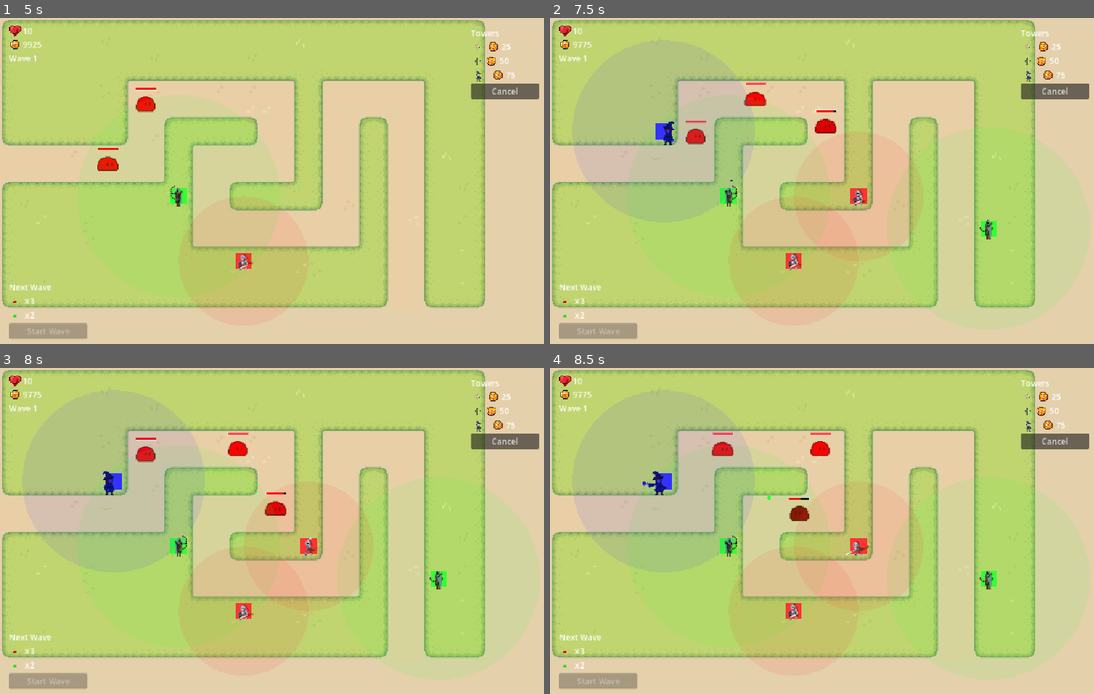
Above: before the commit, frames 1-4 (two rows, left to right).
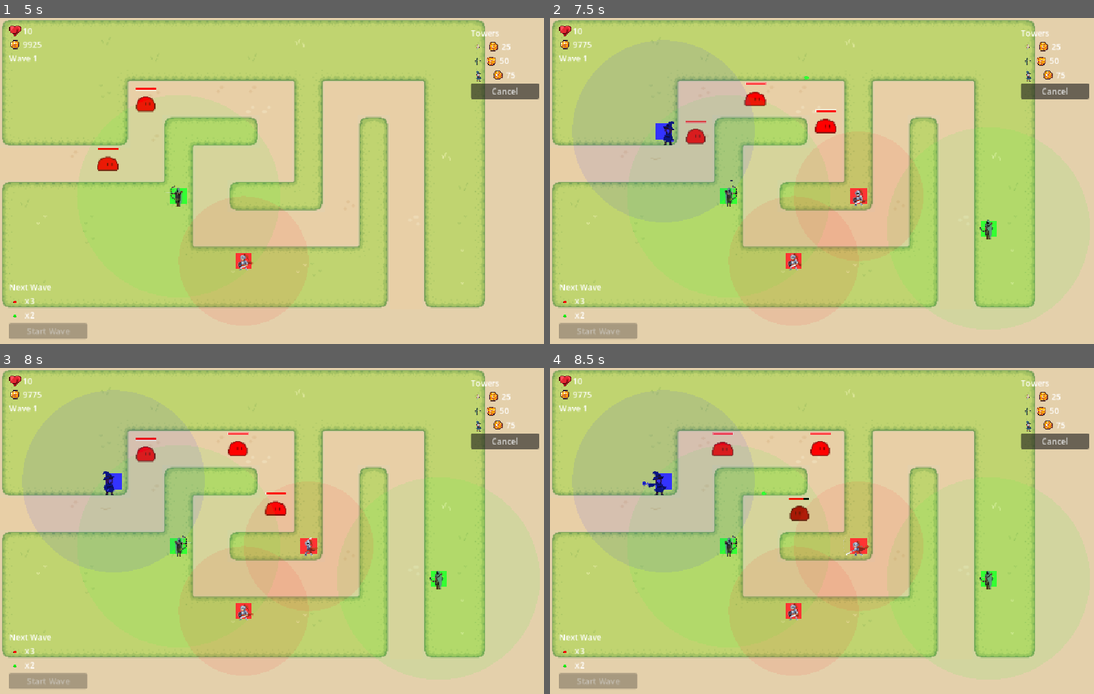
Above: after the commit, the same moments.

Repository: psvm203/rgb-defense
Game: Godot game, scene res://track/track.tscn
Same seed, same stepped clock (60 frames per second), same inputs: the game is played once before the commit and once after it.
Inputs (mouse positions are in pixels of both pictures, inside the frame that each line leads up to):
- Up to frame 1 (5 s): click "Start Wave" at 0.5 s; click "Cancel" at 1.25 s; move the mouse to (397, 164) at 2.02 s; tap one key every 0.75 s from 2.1 s: R G B R; click (397, 164) at 2.17 s; move the mouse to (163, 197) at 2.77 s; click (163, 197) at 2.92 s; move the mouse to (326, 109) at 3.52 s; click (326, 109) at 3.67 s; move the mouse to (244, 246) at 4.27 s; click (244, 246) at 4.42 s
- Up to frame 2 (7.5 s): move the mouse to (990, 229) at 5.02 s; tap one key every 0.75 s from 5.1 s: G B R G; click (990, 229) at 5.17 s; move the mouse to (658, 132) at 5.77 s; click (658, 132) at 5.92 s; move the mouse to (849, 181) at 6.52 s; click (849, 181) at 6.67 s; move the mouse to (740, 99) at 7.27 s; click (740, 99) at 7.42 s
- Up to frame 3 (8 s): no input
- Up to frame 4 (8.5 s): move the mouse to (947, 514) at 8.02 s; tap B at 8.1 s; click (947, 514) at 8.17 s

Frame 1 is identical in both runs. In frame 2, 0.1% of the frame differs, in the area x 46-53%, y 17-36%; in frame 3, 0.1%; in frame 4, 0.1%.

Commit message:
refactor(projectile): remove homing, fly straight and collide with mobs in path

Diff:
--- a/tower/projectile.gd
+++ b/tower/projectile.gd
@@ -2,7 +2,6 @@
 
 @export var speed: float = 300.0
 
-var _target: Area2D
 var _damage: float
 var _color_index: int
 var _color: Color
@@ -30,7 +29,6 @@
 		chain_count: int = 0,
 		chain_radius: float = 0.0,
 ) -> void:
-	_target = target
 	_damage = damage
 	_color_index = color_index
 	_color = proj_color
@@ -40,41 +38,37 @@
 	_slow_factor = slow_factor
 	_chain_count = chain_count
 	_chain_radius = chain_radius
+	_hit_direction = (target.global_position - global_position).normalized()
 
 
 func _process(delta: float) -> void:
-	if _pierce_count > 0 and not is_instance_valid(_target):
-		var step := _hit_direction * speed * delta
-		global_position += step
-		_travel_distance += step.length()
-		if _travel_distance > MAX_TRAVEL:
-			queue_free()
-			return
-		_check_pierce()
-		return
-
-	if not is_instance_valid(_target):
+	var step := _hit_direction * speed * delta
+	global_position += step
+	_travel_distance += step.length()
+	if _travel_distance > MAX_TRAVEL:
 		queue_free()
 		return
 
-	var direction := _target.global_position - global_position
-	if direction.length() < 8.0:
-		if _splash_radius > 0.0:
-			_apply_splash()
-		else:
-			_hit_targets.append(_target)
-			_apply_damage(_target)
-			if _chain_count > 0:
-				_apply_chain(_target.global_position)
-		if _pierce_count > 0:
-			_hit_direction = direction.normalized()
-			_pierce_count -= 1
-			_target = null
-		else:
-			queue_free()
-		return
+	var mobs := get_tree().get_nodes_in_group("mobs")
+	for mob in mobs:
+		if not is_instance_valid(mob) or _hit_targets.has(mob):
+			continue
+		if global_position.distance_to(mob.global_position) < 24.0:
+			_on_hit(mob)
+			return
 
-	global_position += direction.normalized() * speed * delta
+
+func _on_hit(mob: Area2D) -> void:
+	_hit_targets.append(mob)
+	_apply_damage(mob)
+	if _splash_radius > 0.0:
+		_apply_splash()
+	if _chain_count > 0:
+		_apply_chain(mob.global_position)
+	if _pierce_count > 0:
+		_pierce_count -= 1
+	else:
+		queue_free()
 
 
 func _apply_damage(mob: Area2D) -> void:
@@ -83,23 +77,10 @@
 		mob.apply_slow(_slow_duration, _slow_factor)
 
 
-func _check_pierce() -> void:
-	var mobs := get_tree().get_nodes_in_group("mobs")
-	for mob in mobs:
-		if not is_instance_valid(mob):
-			continue
-		if global_position.distance_to(mob.global_position) < 24.0:
-			_apply_damage(mob)
-			_pierce_count -= 1
-			if _pierce_count <= 0:
-				queue_free()
-			return
-
-
 func _apply_splash() -> void:
 	var mobs := get_tree().get_nodes_in_group("mobs")
 	for mob in mobs:
-		if not is_instance_valid(mob):
+		if not is_instance_valid(mob) or _hit_targets.has(mob):
 			continue
 		var dist := global_position.distance_to(mob.global_position)
 		if dist <= _splash_radius:
